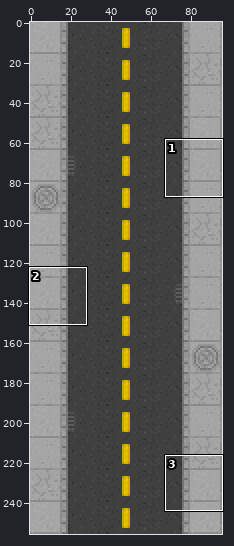
Two versions of one sprite sheet, assets/textures/locations/1_city/passage_vecrtical.png. Above: a wide view before the commit, with the close-up outlined.
Close-up. Before the commit:
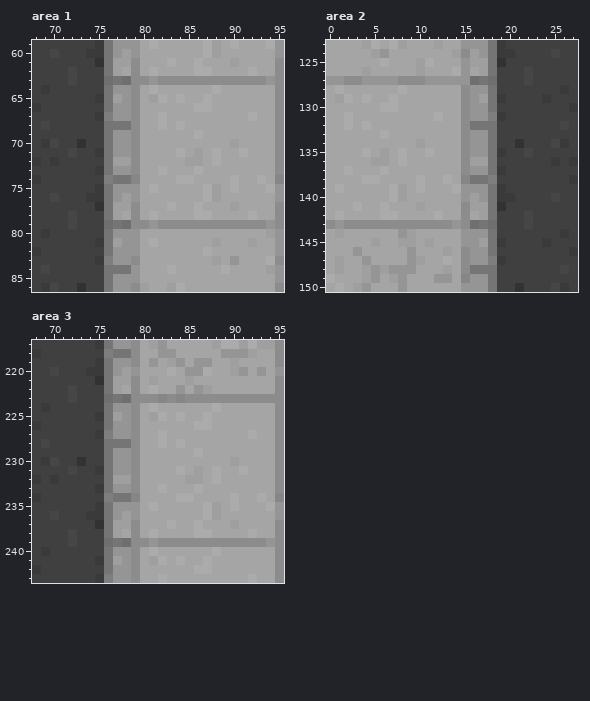
The file is 96x256 pixels. Colours within 5 levels of each other are drawn and written as one. Shown: area 1: x 68..95, y 59..86; area 2: x 0..27, y 123..150; area 3: x 68..95, y 217..243.
New version:
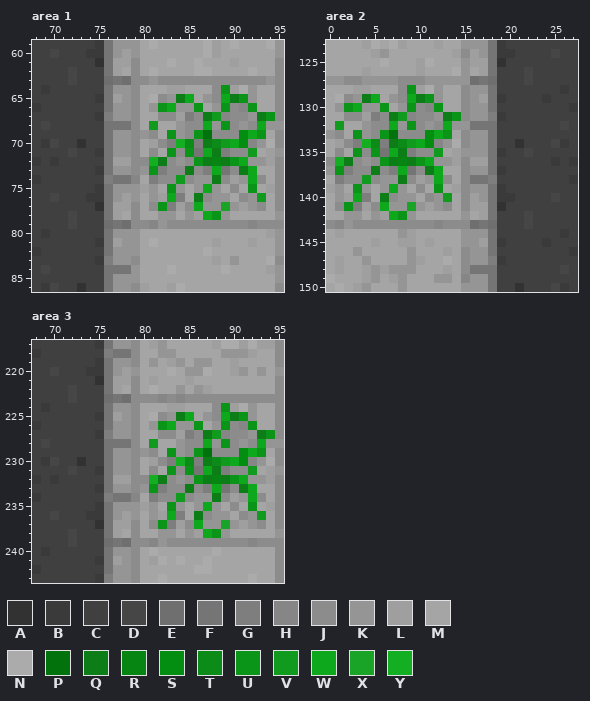
Palette (. is transparent): A #323232  B #3a3a3a  C #404040  D #464646  E #6f6f6f  F #757575  G #7e7e7e  H #868686  J #8c8c8c  K #959595  L #9f9f9f  M #a5a5a5  N #ababab  P #01720c  Q #0d7e17  R #078513  S #048e11  T #0d8b19  U #0b9518  V #119b1e  W #0da81c  X #1aa427  Y #13ae22
Changes in this commit:
Changed rows in their new state; - is an unchanged pixel.
Area 1:
first column x 80:
64 -M-LL---JULNK---
65 -NJKQW-KJWQUK---
66 -KUWKKUMKUJHU---
67 --JJLGJQVHJJKQU-
68 -VM-KJJWKUJKJWKK
69 KJ-UKJUPJJJSWU--
70 -LJGYTGQTVWSHKN-
71 -J-UJUFWQGJJV-LK
72 JYQJKJUQRQUWKKL-
73 KUGJJQJGWFJQW---
74 -GJJVJKKQJLKWJ-J
75 LK-UK-KWK-J-U-LJ
76 -KLWG-QJKK-JKV-J
77 -JUGLJWKKXKLKJ--
78 -MKK-KLWUK--M--K
79 -HK---------H-J-
Area 2:
first column x 0:
128 -M-LL---JULNK---
129 -NJKQW-KJWQUK---
130 -KUWKKUMKUJHU---
131 --JJLGJQVHJJKQU-
132 -VM-KJJWKUJKJWKK
133 KJ-UKJUPJJJSWU--
134 -LJGYTGQTVWSHKN-
135 -J-UJUFWQGJJV-LK
136 JYQJKJUQRQUWKKL-
137 KUGJJQJGWFJQW---
138 -GJJVJKKQJLKWJ-J
139 LK-UK-KWK-J-U-LJ
140 -KLWG-QJKK-JKV-J
141 -JUGLJWKKXKLKJ--
142 -MKK-KLWUK--M--K
143 -HK---------H-J-
Area 3:
first column x 80:
224 -M-LL---JULNK---
225 -NJKQW-KJWQUK---
226 -KUWKKUMKUJHU---
227 --JJLGJQVHJJKQU-
228 -VM-KJJWKUJKJWKK
229 KJ-UKJUPJJJSWU--
230 -LJGYTGQTVWSHKN-
231 -J-UJUFWQGJJV-LK
232 JYQJKJUQRQUWKKL-
233 KUGJJQJGWFJQW---
234 -GJJVJKKQJLKWJ-J
235 LK-UK-KWK-J-U-LJ
236 -KLWG-QJKK-JKV-J
237 -JUGLJWKKXKLKJ--
238 -MKK-KLWUK--M--K
239 -HK---------H-J-
Boxes around the changes in both close-ups, in picture pixels (x1, y1, x2, y2):
changed: (140, 85, 284, 229)
changed: (326, 85, 470, 229)
changed: (140, 403, 284, 547)
